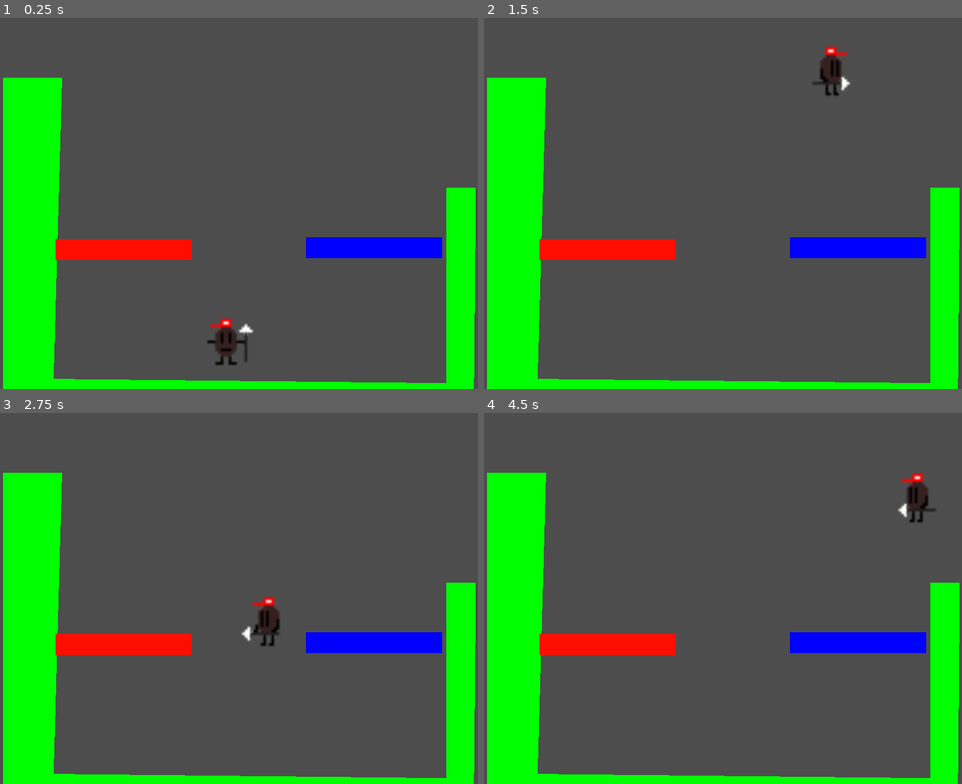
Above: before the commit, frames 1-4 (two rows, left to right).
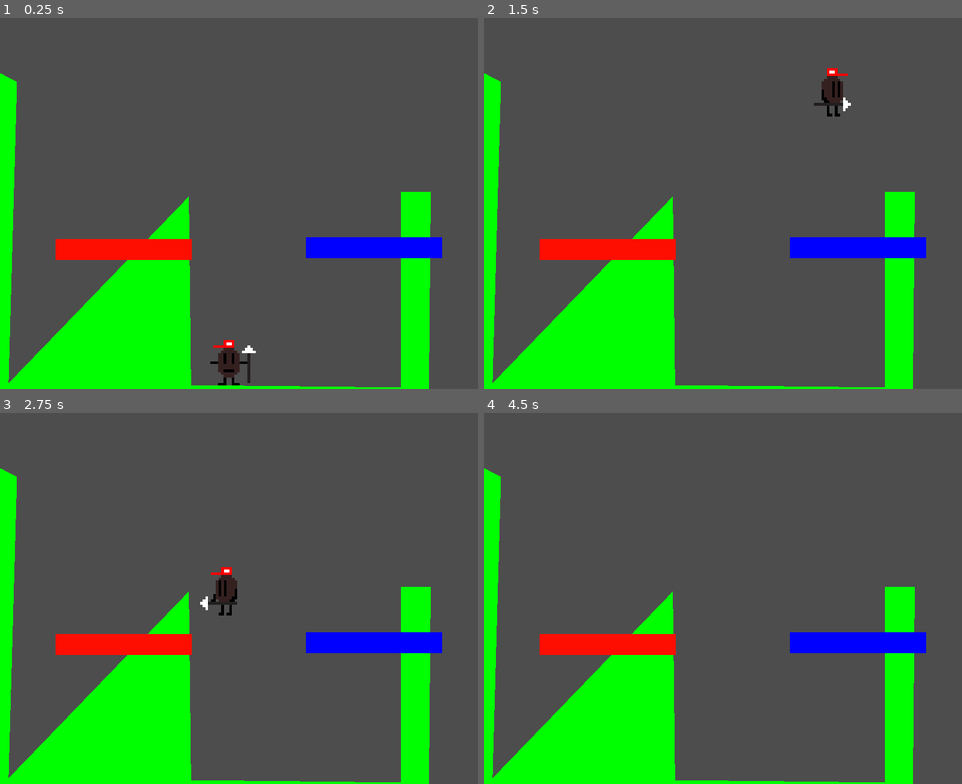
Above: after the commit, the same moments.

Repository: SonuTheNecro/GodotLearningEnvironment
Game: Godot game, scene res://level.tscn
Same seed, same stepped clock (60 frames per second), same inputs: the game is played once before the commit and once after it.
Inputs (mouse positions are in pixels of both pictures, inside the frame that each line leads up to):
- Up to frame 1 (0.25 s): no input
- Up to frame 2 (1.5 s): move the mouse to (828, 184) at 0.52 s; hold S (duck) 0.53-1.28 s; hold D (move_right) from 0.53 s (still down); tap W (jump) at 0.77, 0.8, 1.07, 1.35 s; move the mouse to (627, 222) at 1.27 s
- Up to frame 3 (2.75 s): tap W (jump) at 1.52, 1.82, 2.3 s; tap S (duck) at 1.55 s; move the mouse to (286, 516) at 2.02 s; release D (move_right) at 2.03 s; press the mouse at (286, 516) at 2.03 s; hold A (move_left) from 2.03 s (still down)
- Up to frame 4 (4.5 s): move the mouse to (699, 672) at 2.77 s; release A (move_left) at 2.78 s; release the mouse at (699, 672) at 2.78 s; hold D (move_right) 2.78-4.28 s; tap S (duck) at 2.85, 4.35 s; tap W (jump) at 3.02, 3.32, 3.77, 3.8, 4.07 s; move the mouse to (866, 654) at 3.52 s; hold Shift (run) 3.53-4.28 s; move the mouse to (579, 542) at 4.27 s; hold A (move_left) from 4.28 s (still down)

The runs differ from the first frame. In frame 1, 23% of the frame differs, in the area x 0-100%, y 14-100%; in frame 2, 23%; in frame 3, 23%; in frame 4, 23%.

Commit message:
feat: WALL JUMPING PRO

Diff:
--- a/AnimatedSprite2D.gd
+++ b/AnimatedSprite2D.gd
@@ -8,6 +8,7 @@
 
 # Called every frame. 'delta' is the elapsed time since the previous frame.
 func _process(_delta):
+
 	if frame < 4 and get_animation() == "attack":
 		$Spear.get_child(0).disabled = false
 		#print("hitbox out")
--- a/level.tscn
+++ b/level.tscn
@@ -1,13 +1,7 @@
-[gd_scene load_steps=7 format=3 uid="uid://mhlpakpgegri"]
+[gd_scene load_steps=5 format=3 uid="uid://mhlpakpgegri"]
 
 [ext_resource type="Script" path="res://CollisionPolygon2D.gd" id="1_sdvwn"]
 [ext_resource type="PackedScene" uid="uid://djfeeipq7vvb8" path="res://player.tscn" id="1_vet0b"]
-
-[sub_resource type="RectangleShape2D" id="RectangleShape2D_8mqrt"]
-size = Vector2(897, 48)
-
-[sub_resource type="RectangleShape2D" id="RectangleShape2D_jr3rt"]
-size = Vector2(28, 648.5)
 
 [sub_resource type="RectangleShape2D" id="RectangleShape2D_v8h6i"]
 size = Vector2(253, 36)
@@ -19,32 +13,9 @@
 [node name="StaticBody2D" type="StaticBody2D" parent="." groups=["wall"]]
 
 [node name="CollisionPolygon2D" type="CollisionPolygon2D" parent="StaticBody2D"]
-position = Vector2(5, 56)
-polygon = PackedVector2Array(-1, 56, -1, 696, 887, 696, 891, 264, 835, 264, 835, 632, 95, 624, 111, 56)
+position = Vector2(-80, 64)
+polygon = PackedVector2Array(-1, 56, -1, 696, 887, 696, 891, 264, 835, 264, 835, 632, 439.099, 627.72, 435, 272, 95, 624, 111, 56, 0, 0)
 script = ExtResource("1_sdvwn")
-
-[node name="ground" type="CollisionShape2D" parent="StaticBody2D"]
-visible = false
-position = Vector2(449.5, 677)
-shape = SubResource("RectangleShape2D_8mqrt")
-debug_color = Color(0.916841, 0.113416, 0.646772, 0.42)
-
-[node name="ColorRect" type="ColorRect" parent="StaticBody2D/ground"]
-offset_left = -445.0
-offset_top = -23.0
-offset_right = 443.0
-offset_bottom = 22.0
-color = Color(0, 0.990688, 0.424499, 1)
-
-[node name="left_wall" type="CollisionShape2D" parent="StaticBody2D"]
-visible = false
-position = Vector2(9, 327.75)
-shape = SubResource("RectangleShape2D_jr3rt")
-
-[node name="right_wall" type="CollisionShape2D" parent="StaticBody2D"]
-visible = false
-position = Vector2(884, 330)
-shape = SubResource("RectangleShape2D_jr3rt")
 
 [node name="left_platform" type="CollisionShape2D" parent="StaticBody2D"]
 position = Vector2(230, 435)
--- a/player.gd
+++ b/player.gd
@@ -51,7 +51,8 @@
 	else:
 		$AnimatedSprite2D.play("idle")
 	if abs(velocity.x) > 0.001:
-		$AnimatedSprite2D.flip_h = velocity.x > 0
+		flip(velocity.x > 0)
+		#$AnimatedSprite2D.flip_h = velocity.x > 0
 func speed_boost():
 	jump_power += -200
 func jump():
@@ -62,10 +63,18 @@
 			current_jumps += 1
 		if is_on_floor():
 			current_jumps = 0
+	if Input.is_action_just_pressed("duck"):
+		velocity.y = jump_power / -2
 func push_back():
-	velocity.x = 500 * (1 )
+	velocity.x = 500 * (-1 if $AnimatedSprite2D.flip_h else 1 )
+	velocity.y = jump_power / 1.1
 	print(velocity.x)
 
 func hitbox_check(body: PhysicsBody2D):
 	if body.is_in_group("wall"):
 		push_back()
+func flip(value: bool):
+
+	if value != $AnimatedSprite2D.flip_h:
+		$AnimatedSprite2D.flip_h = value
+		$AnimatedSprite2D/Spear/CollisionShape2D.position.x *= -1
--- a/player.tscn
+++ b/player.tscn
@@ -279,7 +279,8 @@
 shape = SubResource("RectangleShape2D_tvy71")
 
 [node name="AnimatedSprite2D" type="AnimatedSprite2D" parent="."]
-position = Vector2(435, 624)
+texture_filter = 1
+position = Vector2(440.55, 624)
 scale = Vector2(5, 5.074)
 sprite_frames = SubResource("SpriteFrames_3dqom")
 animation = &"attack"
@@ -288,7 +289,7 @@
 [node name="Spear" type="Area2D" parent="AnimatedSprite2D"]
 
 [node name="CollisionShape2D" type="CollisionShape2D" parent="AnimatedSprite2D/Spear"]
-position = Vector2(-11.15, -0.492706)
+position = Vector2(-11.15, -0.493)
 scale = Vector2(1, 1)
 shape = SubResource("RectangleShape2D_ku8gd")
 disabled = true
